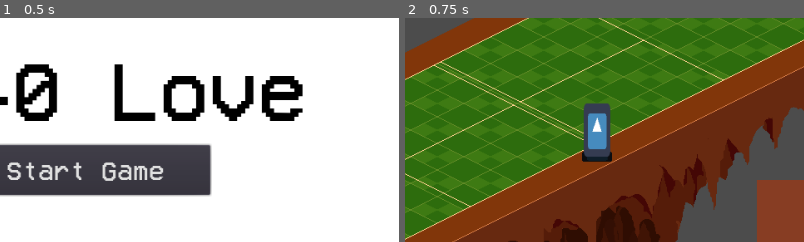
Above: before the commit, frames 1-2 (left to right).
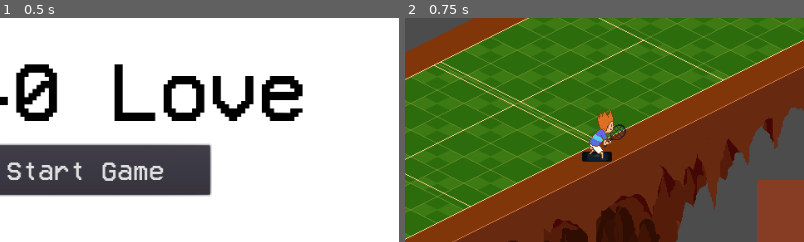
Above: after the commit, the same moments.

Repository: flarkminator/HF_01
Game: Godot game, scene res://content/interface/TitleScreen.tscn
Same seed, same stepped clock (60 frames per second), same inputs: the game is played once before the commit and once after it. The engine's default icon, where the game draws it, is replaced by a stand-in: a white triangle on a blue panel in a dark square.
Inputs:
- Up to frame 1 (0.5 s): no input
- Up to frame 2 (0.75 s): click "Start Game" at 0.5 s
The pictures show only the part of the screen within x 39-89%, y 34-84%; the shares and areas given below are measured in that part.

Frame 1 is identical in both runs. In frame 2, 1.8% of the frame differs, in the area x 44-56%, y 37-63%.

Commit message:
+ temp hero and emeny stance, hero hit frame sprite

Diff:
--- a/content/actors/player/Player.tscn
+++ b/content/actors/player/Player.tscn
@@ -1,20 +1,22 @@
-[gd_scene load_steps=10 format=2]
+[gd_scene load_steps=12 format=2]
 
 [ext_resource path="res://content/actors/player/PlayerController.gd" type="Script" id=1]
 [ext_resource path="res://icon.png" type="Texture" id=2]
-[ext_resource path="res://content/actors/player/PlayerStateMachine.gd" type="Script" id=3]
-[ext_resource path="res://content/actors/player/states/Idle.gd" type="Script" id=4]
-[ext_resource path="res://content/actors/player/states/Move.gd" type="Script" id=5]
-[ext_resource path="res://content/actors/player/states/Cinematic.gd" type="Script" id=6]
-[ext_resource path="res://content/actors/player/states/ActionMenu.gd" type="Script" id=7]
-[ext_resource path="res://content/actors/player/states/Serve.gd" type="Script" id=8]
+[ext_resource path="res://content/actors/player/sprites/hero_stance.png" type="Texture" id=3]
+[ext_resource path="res://content/actors/player/sprites/hero_forehand_hit_followThrough.png" type="Texture" id=4]
+[ext_resource path="res://content/actors/player/PlayerStateMachine.gd" type="Script" id=5]
+[ext_resource path="res://content/actors/player/states/Idle.gd" type="Script" id=6]
+[ext_resource path="res://content/actors/player/states/Move.gd" type="Script" id=7]
+[ext_resource path="res://content/actors/player/states/Cinematic.gd" type="Script" id=8]
+[ext_resource path="res://content/actors/player/states/ActionMenu.gd" type="Script" id=9]
+[ext_resource path="res://content/actors/player/states/Serve.gd" type="Script" id=10]
 
 [sub_resource type="SpriteFrames" id=1]
 animations = [ {
-"frames": [ ExtResource( 2 ) ],
+"frames": [ ExtResource( 3 ), ExtResource( 4 ) ],
 "loop": true,
-"name": "idle",
-"speed": 5.0
+"name": "hero_forehand_hit",
+"speed": 2.0
 } ]
 
 [node name="Player" type="Node2D"]
@@ -31,28 +33,27 @@
 texture = ExtResource( 2 )
 
 [node name="AnimatedSprite" type="AnimatedSprite" parent="Pivot"]
-position = Vector2( 0, -32 )
-scale = Vector2( 0.5, 1 )
+position = Vector2( 5.08331, -28.0895 )
 frames = SubResource( 1 )
-animation = "idle"
+animation = "hero_forehand_hit"
 
 [node name="PlayerStateMachine" type="Node" parent="."]
-script = ExtResource( 3 )
+script = ExtResource( 5 )
 active = true
 
 [node name="Idle" type="Node" parent="PlayerStateMachine"]
-script = ExtResource( 4 )
+script = ExtResource( 6 )
 
 [node name="Move" type="Node" parent="PlayerStateMachine"]
-script = ExtResource( 5 )
+script = ExtResource( 7 )
 
 [node name="Cinematic" type="Node" parent="PlayerStateMachine"]
-script = ExtResource( 6 )
+script = ExtResource( 8 )
 
 [node name="ActionMenu" type="Node" parent="PlayerStateMachine"]
-script = ExtResource( 7 )
+script = ExtResource( 9 )
 
 [node name="Serve" type="Node" parent="PlayerStateMachine"]
-script = ExtResource( 8 )
+script = ExtResource( 10 )
 
 [node name="Tween" type="Tween" parent="."]
Binary file added: content/actors/player/sprites/enemy_stance.png
Not shown, added: content/actors/player/sprites/enemy_stance.png.import
Binary file added: content/actors/player/sprites/hero_forehand_hit_followThrough.png
Not shown, added: content/actors/player/sprites/hero_forehand_hit_followThrough.png.import
Binary file added: content/actors/player/sprites/hero_stance.png
Not shown, added: content/actors/player/sprites/hero_stance.png.import
